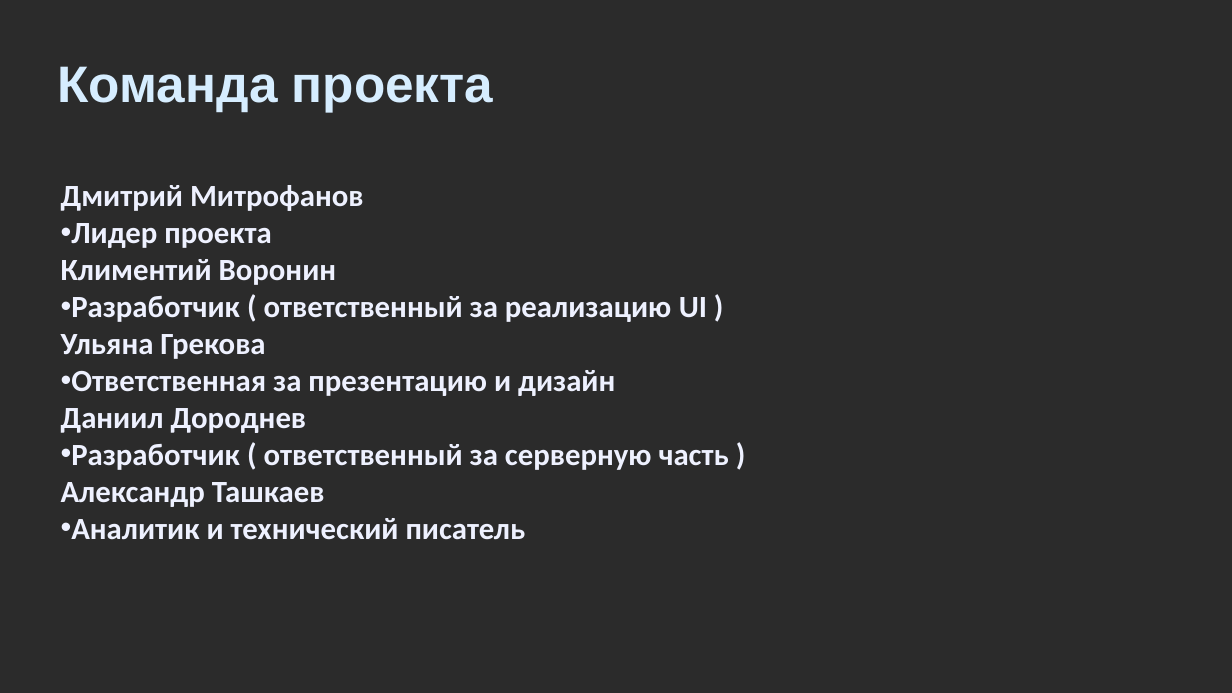
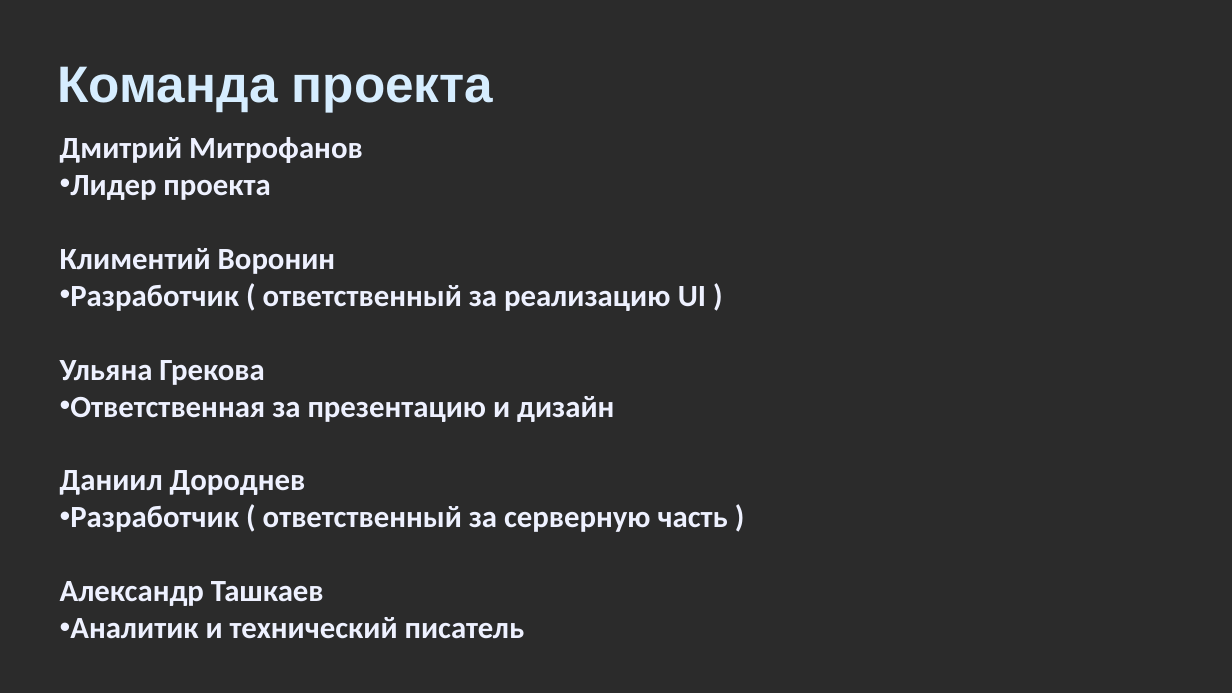
Before and after one commit to finaslo/Cypher-Comm, a slide deck: slide 10 of Презентация_Шифр-Связь.pptx. Drawn at 1232x693 pixels with LibreOffice and Linux fonts; fonts in the diff are those of the drawing; background and template pictures are left out; a plain dark background stands for a picture behind light text. Boxes give left, top, right and bottom in pixels: in the first picture for what was removed or moved away, otherwise in the second. Text is boxed around its words. In the diff, an @@ line names an element or a change of style, - is before the commit and + after.

```diff
--- a/Презентация_Шифр-Связь.pptx
+++ b/Презентация_Шифр-Связь.pptx
@@ text "Дмитрий Митрофанов" rewrapped from [61, 185, 729, 540] to [60, 137, 728, 639] @@
```
Also in this commit, not shown: 7 other slides changed.
